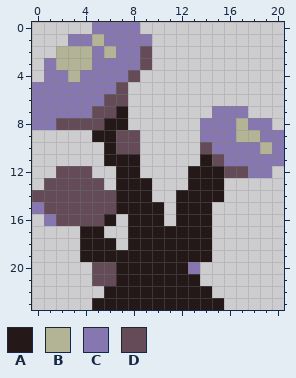
A pixel-art sprite gets an edit: items/spr/shroomsprout.png. Above, as it was before the edit.
The file is 21x24 pixels.
Palette (. is transparent): A #251818  B #b3b496  C #8777b0  D #654b57
Pixels before, first column x 0:
 0 .....CCCC............
 1 ...CCBCCCC...........
 2 ..BBBCBCCD...........
 3 .CBBBCCCCD...........
 4 .CCBCCCCD............
 5 CCCCCCCD.............
 6 CCCCCCDD.............
 7 CCCCCDDA.......CCC...
 8 CCDDDDAA......CCCBCC.
 9 .....AADD.....CCCBBCC
10 ......ADD.....DCCCCBC
11 ......AAA.....ADCCCCC
12 ..DDD..AA....AAADDCC.
13 .DDDDD.AAA...AAA.....
14 DDDDDDDAAA..AAAA.....
15 CDDDDDDAAAA.AAA......
16 .CDDDDA.AAA.AAA......
17 ....AA..AAAAAAA......
18 ....AAA.AAAAAAA......
19 ....AAAAAAAAAAA......
20 .....DDAAAAAAC.......
21 .....DDAAAAAAA.......
22 ......AAAAAAAAA......
23 .....AAAAAAAAAAA.....
After:
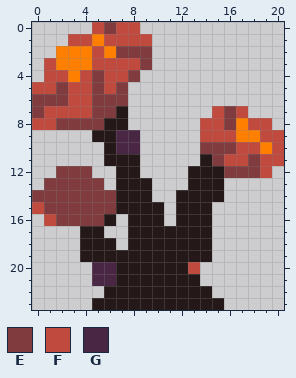
Colours new in this view: E #7f3b3e  F #c14a3e  G #492744
Difference:
colour B: #b3b496 -> #ff8000
y 0: x 5..8 CCCC -> FEFF
y 1: x 3..4 CC -> FF; x 6..9 CCCC -> FFFF
y 2: x 5 C -> F; x 7..9 CCD -> EEE
y 3: x 1 C -> F; x 5..9 CCCCD -> FFFFE
y 4: x 1..2 CC -> FF; x 4..8 CCCCD -> FEFFE
y 5: x 0..7 CCCCCCCD -> FFEFFEFE
y 6: x 0..7 CCCCCCDD -> EEEFFEEE
y 7: x 0..6 CCCCCDD -> EFFFFEE; x 15..17 CCC -> FEF
y 8: x 0..5 CCDDDD -> FFEEEE; x 14..16 CCC -> FFE; x 18..19 CC -> FF
y 9: x 7..8 DD -> GG; x 14..16 CCC -> FFF; x 19..20 CC -> FF
y 10: x 7..8 DD -> GG; x 14..18 DCCCC -> EEEFF; x 20 C -> F
y 11: x 15..20 DCCCCC -> EFFEFF
y 12: x 2..4 DDD -> EEE; x 16..19 DDCC -> EEEF
y 13: x 1..5 DDDDD -> EEEEE
y 14: x 0..6 DDDDDDD -> EEEEEEE
y 15: x 0..6 CDDDDDD -> FEEEEEE
y 16: x 1..5 CDDDD -> FEEEE
y 20: x 5..6 DD -> GG; x 13 C -> F
y 21: x 5..6 DD -> GG
Changed places in both pictures, as pixel boxes (x1, y1, x2, y2):
changed: (32, 22, 284, 286)
